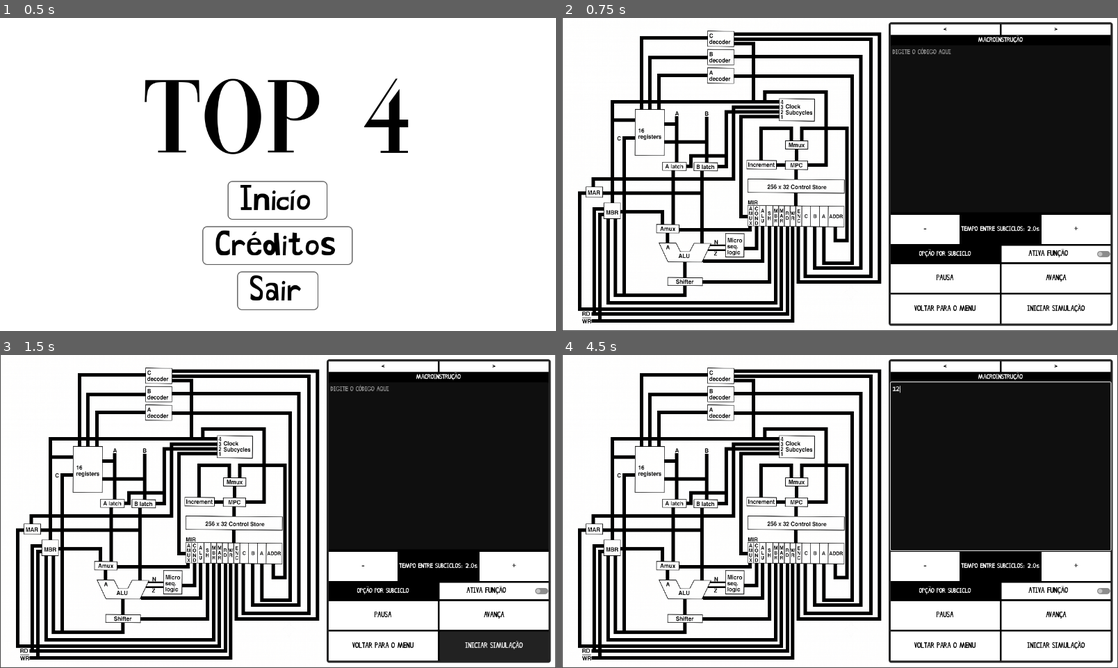
Above: before the commit, frames 1-4 (two rows, left to right).
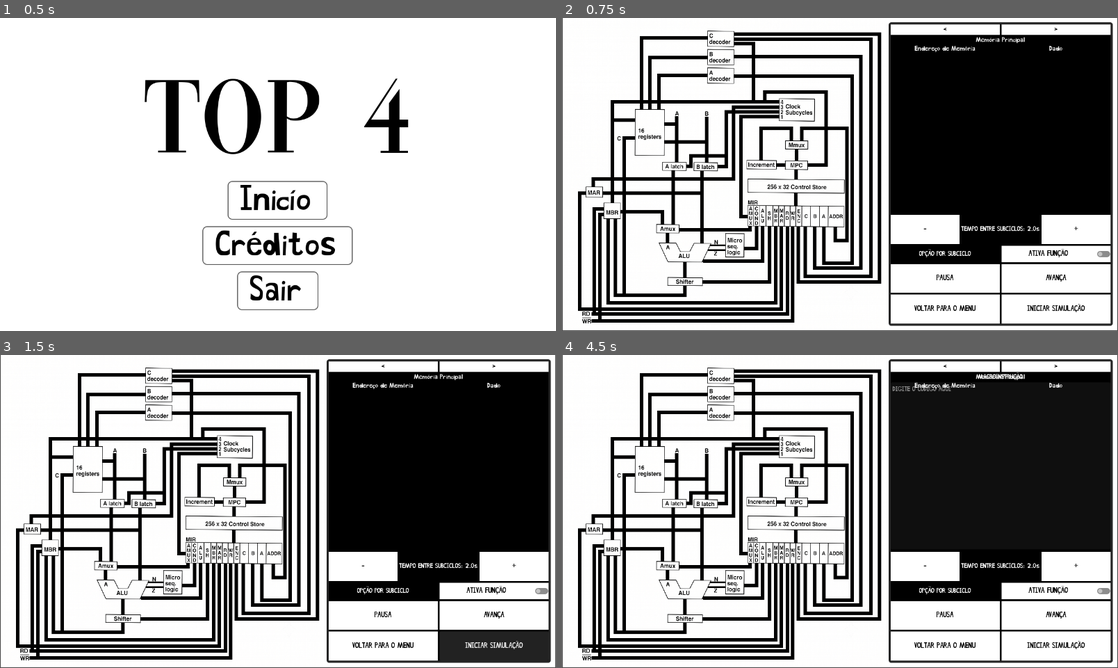
Above: after the commit, the same moments.

Repository: RodriWagner/Projeto-Arquitetura-de-Computadores-Vinod
Game: Godot game, scene res://Cenas/Cenas UI/menu.tscn
Two runs of this game, one before a commit and one after it. Both use one fixed random seed, a clock stepped at 60 frames per second and the inputs below.
Inputs (mouse positions are in pixels of both pictures, inside the frame that each line leads up to):
- Up to frame 1 (0.5 s): no input
- Up to frame 2 (0.75 s): click "Inicío" at 0.5 s
- Up to frame 3 (1.5 s): click "INICIAR SIMULAÇÃO" at 1.25 s
- Up to frame 4 (4.5 s): click "INICIAR SIMULAÇÃO" at 2 s; click "<" at 2.75 s; click ">" at 3.5 s; click (1001, 467) at 4.27 s; type "12" at 4.35 s

Frame 1 is identical in both runs. In frame 2, 0.3% of the frame differs, in the area x 59-90%, y 5-12%; in frame 3, 0.3%; in frame 4, 0.8%, in the area x 59-99%, y 6-63%.
Error after the commit: Invalid assignment of property or key 'dado' with value of type 'Resource (Tabela)' on a base object of type 'null instance'. (res://Cenas/Cenas)

Commit message:
Esqueleto Tabela

Diff:
--- /dev/null
+++ b/projeto-vinod/Cenas/Cenas UI/Interface_MemoriaPrincipal.tscn
@@ -0,0 +1,19 @@
+[gd_scene format=3 uid="uid://c1m1n4c6686kc"]
+
+[ext_resource type="Script" uid="uid://dck7hhavx81bf" path="res://Cenas/Cenas UI/memoria_principal.gd" id="1_tc8ja"]
+[ext_resource type="PackedScene" uid="uid://d4i7gleebn84d" path="res://Cenas/Cenas UI/tabela.tscn" id="2_cotuw"]
+
+[node name="Lógica e UI End de Memória" type="Node" unique_id=2071177915]
+script = ExtResource("1_tc8ja")
+
+[node name="ScrollContainer" type="ScrollContainer" parent="." unique_id=1580460162]
+anchors_preset = 15
+anchor_right = 1.0
+anchor_bottom = 1.0
+grow_horizontal = 2
+grow_vertical = 2
+size_flags_horizontal = 3
+size_flags_vertical = 3
+
+[node name="Tabela" parent="ScrollContainer" unique_id=2021219504 instance=ExtResource("2_cotuw")]
+layout_mode = 2
--- a/projeto-vinod/Cenas/Cenas UI/control.tscn
+++ b/projeto-vinod/Cenas/Cenas UI/control.tscn
@@ -5,6 +5,7 @@
 [ext_resource type="Texture2D" uid="uid://cx04hw2qsveih" path="res://Imagens/processador sem fio.png" id="2_loqao"]
 [ext_resource type="Script" uid="uid://d1deiaevcxc5e" path="res://Scripts/ScriptsUI/controla_visibilidade.gd" id="4_4jskr"]
 [ext_resource type="PackedScene" uid="uid://dofyffrpaxm0q" path="res://Cenas/Cenas de lógica interna/barramento_padrao.tscn" id="4_ya72m"]
+[ext_resource type="Script" uid="uid://dck7hhavx81bf" path="res://Cenas/Cenas UI/memoria_principal.gd" id="7_l70cf"]
 
 [sub_resource type="StyleBoxFlat" id="StyleBoxFlat_uchyk"]
 bg_color = Color(1, 1, 1, 1)
@@ -127,6 +128,7 @@
 MicroInstrucao = NodePath("microinstrucao")
 
 [node name="macroinstrucao" type="VBoxContainer" parent="PanelContainer/HBoxContainer/Botões e Texto/PanelContainer2/VBoxContainer/controla_visibilidade" unique_id=57218423]
+visible = false
 layout_mode = 1
 anchors_preset = 15
 anchor_right = 1.0
@@ -165,6 +167,39 @@
 size_flags_vertical = 3
 size_flags_stretch_ratio = 16.69
 editable = false
+
+[node name="VBoxContainer" type="VBoxContainer" parent="PanelContainer/HBoxContainer/Botões e Texto/PanelContainer2/VBoxContainer/controla_visibilidade" unique_id=370912076]
+layout_mode = 1
+anchors_preset = 15
+anchor_right = 1.0
+anchor_bottom = 1.0
+grow_horizontal = 2
+grow_vertical = 2
+
+[node name="Label" type="Label" parent="PanelContainer/HBoxContainer/Botões e Texto/PanelContainer2/VBoxContainer/controla_visibilidade/VBoxContainer" unique_id=594732684]
+layout_mode = 2
+text = "Memória Principal"
+horizontal_alignment = 1
+
+[node name="HBoxContainer" type="HBoxContainer" parent="PanelContainer/HBoxContainer/Botões e Texto/PanelContainer2/VBoxContainer/controla_visibilidade/VBoxContainer" unique_id=167349886]
+layout_mode = 2
+
+[node name="End Memoria" type="Label" parent="PanelContainer/HBoxContainer/Botões e Texto/PanelContainer2/VBoxContainer/controla_visibilidade/VBoxContainer/HBoxContainer" unique_id=662411146]
+layout_mode = 2
+size_flags_horizontal = 6
+text = "Endereço de Memória"
+
+[node name="dado" type="Label" parent="PanelContainer/HBoxContainer/Botões e Texto/PanelContainer2/VBoxContainer/controla_visibilidade/VBoxContainer/HBoxContainer" unique_id=1334225364]
+layout_mode = 2
+size_flags_horizontal = 6
+text = "Dado"
+
+[node name="TextEdit" type="VBoxContainer" parent="PanelContainer/HBoxContainer/Botões e Texto/PanelContainer2/VBoxContainer/controla_visibilidade/VBoxContainer" unique_id=340475006]
+layout_mode = 2
+script = ExtResource("7_l70cf")
+
+[node name="memoria_principal" type="Node2D" parent="PanelContainer/HBoxContainer/Botões e Texto/PanelContainer2/VBoxContainer/controla_visibilidade/VBoxContainer" unique_id=134516222]
+script = ExtResource("7_l70cf")
 
 [node name="HBoxContainer2" type="HBoxContainer" parent="PanelContainer/HBoxContainer/Botões e Texto/PanelContainer2/VBoxContainer" unique_id=1813561386]
 layout_mode = 2
--- /dev/null
+++ b/projeto-vinod/Cenas/Cenas UI/células_da_tabela.tscn
@@ -0,0 +1,13 @@
+[gd_scene format=3 uid="uid://cauydnhfso1e1"]
+
+[node name="CélulasDaTabela" type="Label" unique_id=942404265]
+anchors_preset = 15
+anchor_right = 1.0
+anchor_bottom = 1.0
+grow_horizontal = 2
+grow_vertical = 2
+size_flags_horizontal = 3
+size_flags_vertical = 3
+theme_override_font_sizes/font_size = 32
+horizontal_alignment = 1
+vertical_alignment = 1
--- /dev/null
+++ b/projeto-vinod/Cenas/Cenas UI/linhas_da_tabela.tscn
@@ -0,0 +1,11 @@
+[gd_scene format=3 uid="uid://dy0n5qoelrbnb"]
+
+[node name="LinhasDaTabela" type="HBoxContainer" unique_id=1130307085]
+custom_minimum_size = Vector2(100, 100)
+anchors_preset = 15
+anchor_right = 1.0
+anchor_bottom = 1.0
+grow_horizontal = 2
+grow_vertical = 2
+size_flags_horizontal = 3
+size_flags_vertical = 3
--- /dev/null
+++ b/projeto-vinod/Cenas/Cenas UI/memoria_principal.gd
@@ -0,0 +1,11 @@
+extends Node
+
+func _ready() -> void:
+	var dados = [[1,2], [3,4],[1,2], [3,4],[1,2], [3,4],[1,2], [3,4],[1,2], [3,4],[1,2], [3,4],[1,2], [3,4],[1,2], [3,4],[1,2], [3,4],[1,2], [3,4],[1,2], [3,4],[1,2], [3,4],[1,2], [3,4],[1,2], [3,4],[1,2], [3,4],[1,2], [3,4],[1,2], [3,4],[1,2], [3,4],[1,2], [3,4],[1,2], [3,4],[1,2], [3,4] ]
+
+	var tabela = Tabela.New(dados)
+	print(tabela)
+
+
+	$ScrollContainer/Tabela.dado = tabela
+	$ScrollContainer/Tabela.apareceNaTela()
--- /dev/null
+++ b/projeto-vinod/Cenas/Cenas UI/tabela.gd
@@ -0,0 +1,26 @@
+extends Resource
+class_name Tabela
+
+@export var dados: Array
+
+##construtor
+static func New(dado: Array) -> Tabela:
+	var tabela = Tabela.new()
+	tabela.dados = dado
+	return tabela
+
+##getters
+
+func getLinha(i: int):
+	return dados[i]
+
+func qtdLinhas():
+	return dados.size()
+
+func _to_string() -> String:
+	var resultado: String = ""
+
+	for dado in dados:
+		resultado = " ".join(dados) + "\n"
+
+	return resultado
--- /dev/null
+++ b/projeto-vinod/Cenas/Cenas UI/tabela.tscn
@@ -0,0 +1,16 @@
+[gd_scene format=3 uid="uid://d4i7gleebn84d"]
+
+[ext_resource type="Script" uid="uid://7aewfc21ytrk" path="res://Cenas/Cenas UI/tabela_ui.gd" id="1_bo4fk"]
+
+[node name="Tabela" type="MarginContainer" unique_id=1449935197]
+anchors_preset = 15
+anchor_right = 1.0
+anchor_bottom = 1.0
+grow_horizontal = 2
+grow_vertical = 2
+size_flags_horizontal = 3
+size_flags_vertical = 3
+script = ExtResource("1_bo4fk")
+
+[node name="LinhasDaTabela" type="VBoxContainer" parent="." unique_id=691801393]
+layout_mode = 2
--- /dev/null
+++ b/projeto-vinod/Cenas/Cenas UI/tabela_ui.gd
@@ -0,0 +1,19 @@
+extends Control
+
+@onready var linhaTabela = preload("res://Cenas/Cenas UI/linhas_da_tabela.tscn")
+@onready var celulaTabela = preload("res://Cenas/Cenas UI/células_da_tabela.tscn")
+
+@export var dado: Tabela
+
+func apareceNaTela():
+	if dado:
+		var qtd_linhas = dado.qtdLinhas()
+
+		for l in range(qtd_linhas):
+			var linha = linhaTabela.instantiate()
+			$LinhasDaTabela.add_child(linha)
+
+			for valor in dado.getLinha(l):
+				var celula = celulaTabela.instantiate()
+				celula.text = str(valor)
+				linha.add_child(celula)
Not shown, added: projeto-vinod/Cenas/Cenas UI/memoria_principal.gd.uid
Not shown, added: projeto-vinod/Cenas/Cenas UI/tabela.gd.uid
Not shown, added: projeto-vinod/Cenas/Cenas UI/tabela_ui.gd.uid
